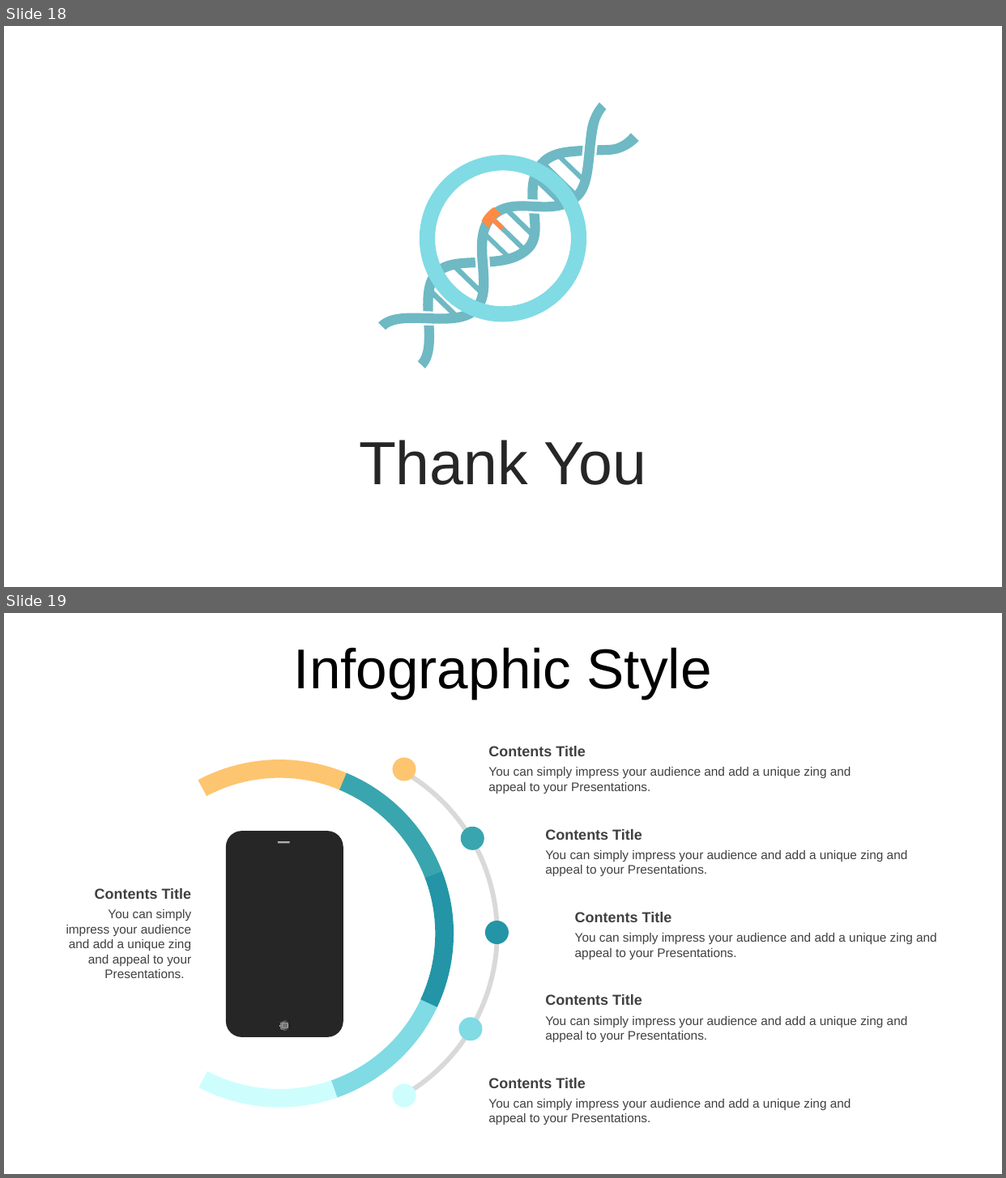
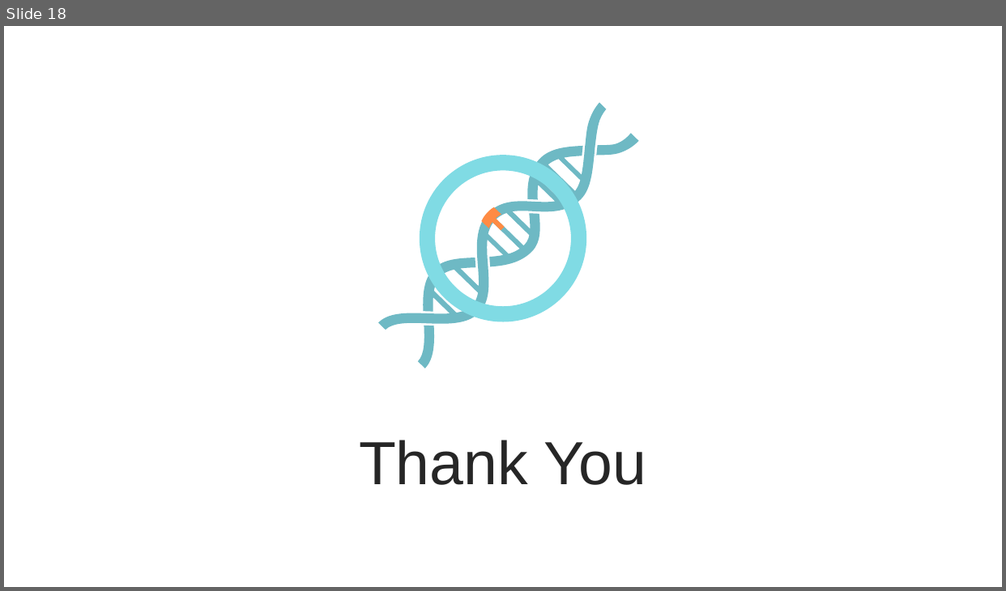
Before and after one commit to jokesire/CSCI4314_FinalProject, a slide deck: Presentation1.pptx. Shown one above the other, each under a label of ours: slides 18 and 19 before the commit, slide 18 after it. The pictures are 1006x1178 and 1006x591 pixels, drawn with LibreOffice and Linux fonts; fonts in the diff are those of the drawing. Boxes give left, top, right and bottom in pixels: in the first picture for what was removed or moved away, otherwise in the second. Text is boxed around its words. In the diff, an @@ line names an element or a change of style, - is before the commit and + after.

```diff
--- a/Presentation1.pptx
+++ b/Presentation1.pptx
@@ slide 19 removed at [4,613,1002,1174], background #FFFFFF @@
@@ text removed at [294,647,712,699] @@
-Infographic Style
@@ text removed at [488,746,586,756] @@
-Contents Title
@@ group removed at [106,760,454,1108]: 5 arch (boxed as its full ring)s @@
@@ text removed at [488,767,851,794] @@
-You can simply impress your audience and add a unique zing and appeal to your Presentations.
@@ text removed at [545,829,642,840] @@
-Contents Title
@@ text removed at [545,850,908,876] @@
-You can simply impress your audience and add a unique zing and appeal to your Presentations.
@@ text removed at [95,888,192,899] @@
-Contents Title
@@ text removed at [66,909,192,978] @@
-You can simply impress your audience and add a unique zing and appeal to your Presentations.
@@ text removed at [575,912,672,922] @@
-Contents Title
@@ text removed at [575,933,937,960] @@
-You can simply impress your audience and add a unique zing and appeal to your Presentations.
@@ text removed at [545,995,642,1005] @@
-Contents Title
@@ group removed at [226,831,343,1037]: 2 rounded rectangles, 1 rectangle, 1 ellipse @@
@@ group removed at [121,745,509,1123]: 5 ellipses, 1 arch (boxed as its full ring) @@
@@ text removed at [545,1016,908,1042] @@
-You can simply impress your audience and add a unique zing and appeal to your Presentations.
@@ text removed at [488,1078,586,1088] @@
-Contents Title
@@ text removed at [488,1099,851,1125] @@
-You can simply impress your audience and add a unique zing and appeal to your Presentations.
```
Also in this commit, not shown: 10 other slides removed, 2 other files.
